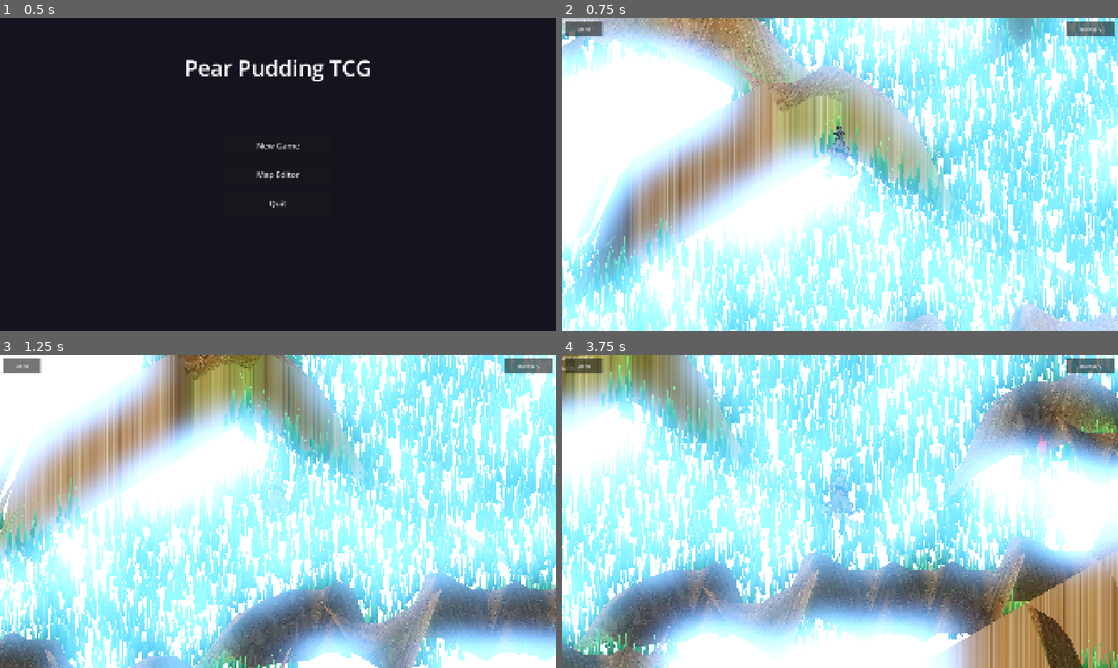
Above: before the commit, frames 1-4 (two rows, left to right).
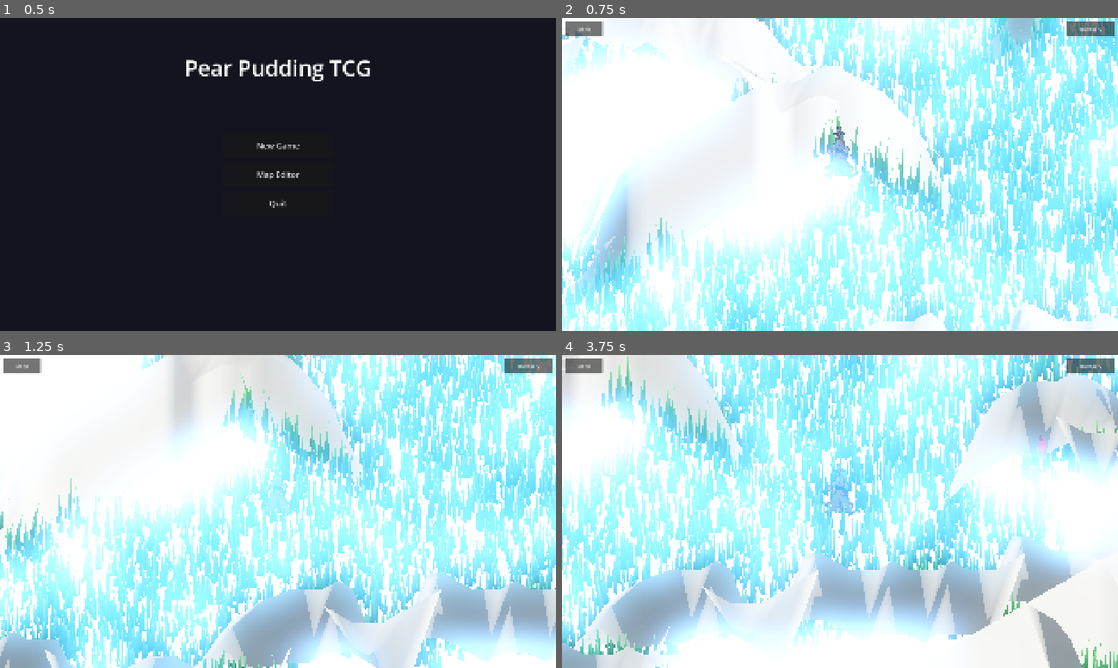
Above: after the commit, the same moments.

Repository: ChrisPauly97/pear-pudding-godot
Game: Godot game, scene res://scenes/ui/MenuScene.tscn
Two runs of this game, one before a commit and one after it. Both use one fixed random seed, a clock stepped at 60 frames per second and the inputs below.
Inputs (mouse positions are in pixels of both pictures, inside the frame that each line leads up to):
- Up to frame 1 (0.5 s): no input
- Up to frame 2 (0.75 s): click "New Game" at 0.5 s
- Up to frame 3 (1.25 s): no input
- Up to frame 4 (3.75 s): tap Enter at 1.25 s; move the mouse to (962, 495) at 1.27 s; hold D (move_right) 1.28-2 s; hold E (interact) 1.28-2 s; click (962, 495) at 1.42 s; tap Space (jump) at 1.52 s; drag from (728, 527) to (812, 574) at 2.02 s; move the mouse to (895, 442) at 2.77 s; hold D (move_right) 2.78-3.5 s; tap 2 at 2.85 s; drag from (812, 574) to (673, 464) at 3.52 s

Frame 1 is identical in both runs. In frame 2, 25% of the frame differs, in the area x 0-100%, y 0-100%; in frame 3, 30%; in frame 4, 36%.

Commit message:
Restore cull_disabled, use FRONT_FACING to tame back-faces
cull_disabled is necessary: steep hill faces have their 2D winding flipped
under the isometric projection, so removing it causes those faces to
disappear. Back-faces are still rendered (unavoidable) but are now
dimmed to 8% brightness via FRONT_FACING check instead of the full
value that caused bright orange planes. Front-faces keep the 0.15
emission floor so cast shadows never go pitch-black.

https://claude.ai/code/session_01FxHYhx4zQYNtvF9fLcgBis

Diff:
--- a/assets/shaders/terrain.gdshader
+++ b/assets/shaders/terrain.gdshader
@@ -1,4 +1,5 @@
 shader_type spatial;
+render_mode cull_disabled;
 
 // Vertex colour R channel: 0.0 = flat grass, 1.0 = hill plateau top.
 // Normals are computed from the height field and baked into the mesh.
@@ -127,9 +128,17 @@
 	// Hand the base colour to Godot's lighting pipeline.
 	// The DirectionalLight3D (sun/moon) and WorldEnvironment ambient are applied
 	// by the engine — including the shadow map already baked on the sun light.
+	if (!FRONT_FACING) {
+		// Back-face: steep hill undersides visible under iso view due to
+		// cull_disabled. Keep them very dim so they don't appear as bright
+		// orange planes, but not pure black either.
+		ALBEDO = base_col * 0.08;
+		ROUGHNESS = 1.0;
+		return;
+	}
 	ALBEDO = base_col;
-	// Minimum emission so back-faces and fully-shadowed geometry never go black.
-	// Value is below glow_hdr_threshold (0.5) so it won't trigger bloom.
+	// Soft emission floor so cast shadows never go pitch-black.
+	// Stays below glow_hdr_threshold (0.5) so it won't trigger bloom.
 	EMISSION = base_col * 0.15;
 	ROUGHNESS = 0.9;
 	METALLIC = 0.0;
